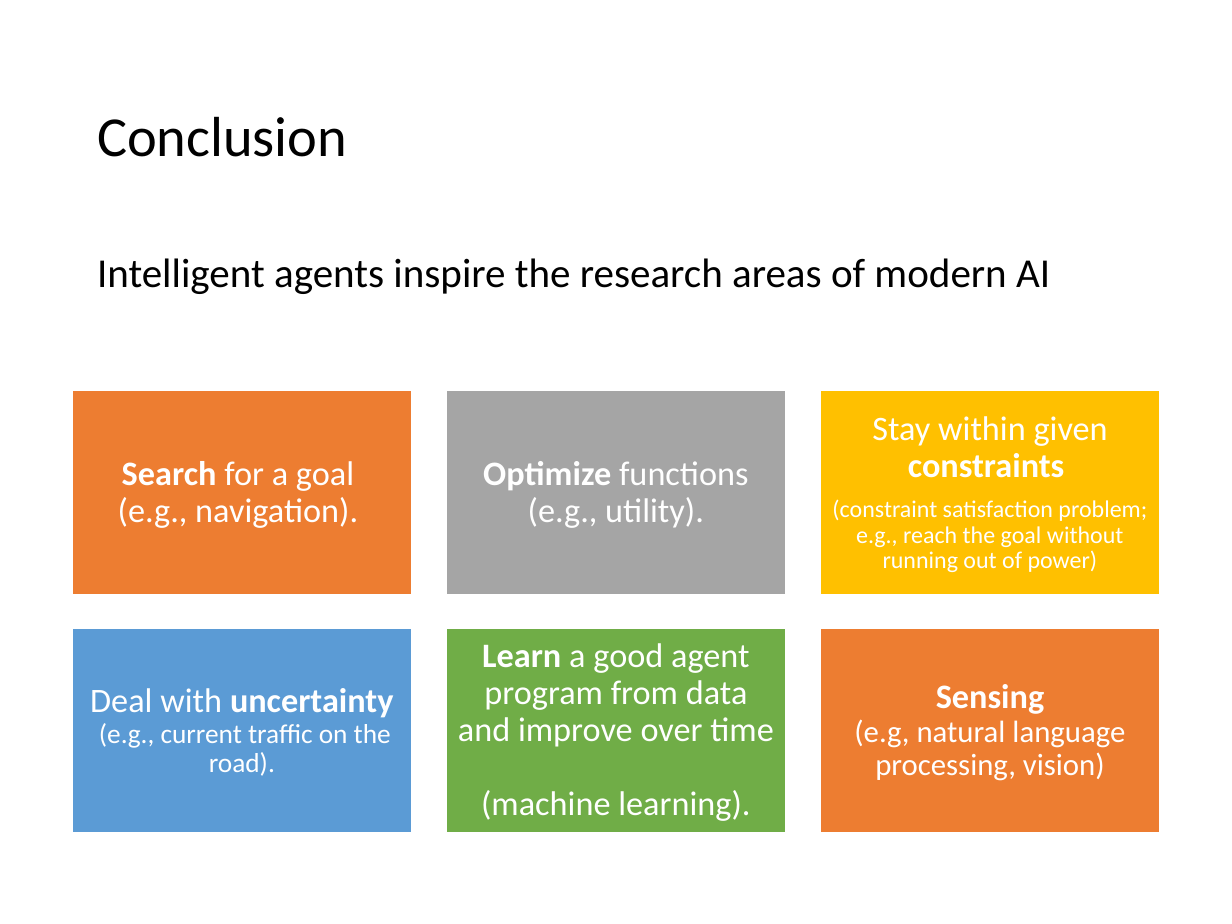
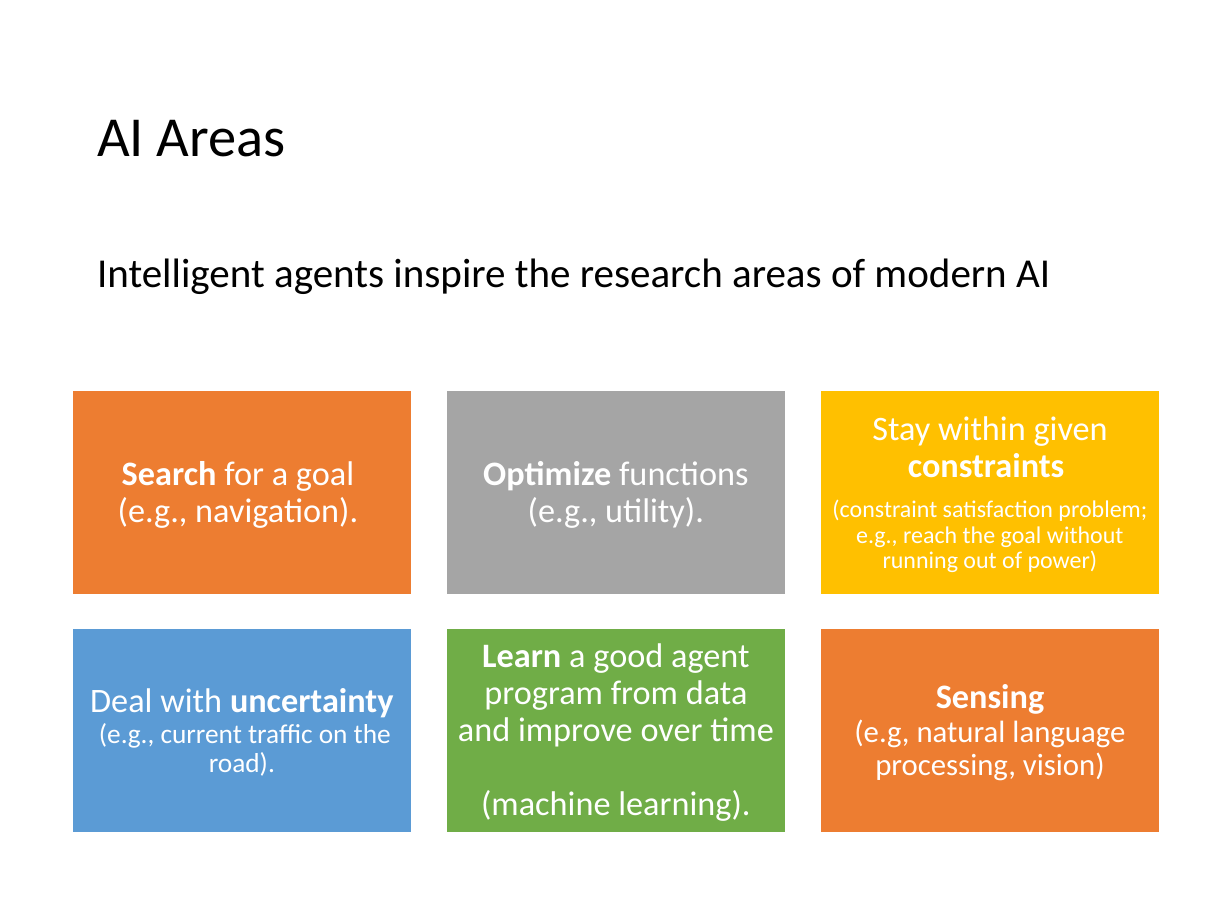
Before and after one commit to mhahsler/CS7320-AI, a slide deck: slide 41 of slides/02_agents.pptx. Drawn at 1232x924 pixels with LibreOffice and Linux fonts; fonts in the diff are those of the drawing. Boxes give left, top, right and bottom in pixels: in the first picture for what was removed or moved away, otherwise in the second. Text is boxed around its words. In the diff, an @@ line names an element or a change of style, - is before the commit and + after.

```diff
--- a/slides/02_agents.pptx
+++ b/slides/02_agents.pptx
@@ title at (x1=97, y1=119, x2=286, y2=157): text changed @@
-Conclusion
+AI Areas
```
Also in this commit, not shown: 2 other slides changed, 1 slide added, 3 other files.
